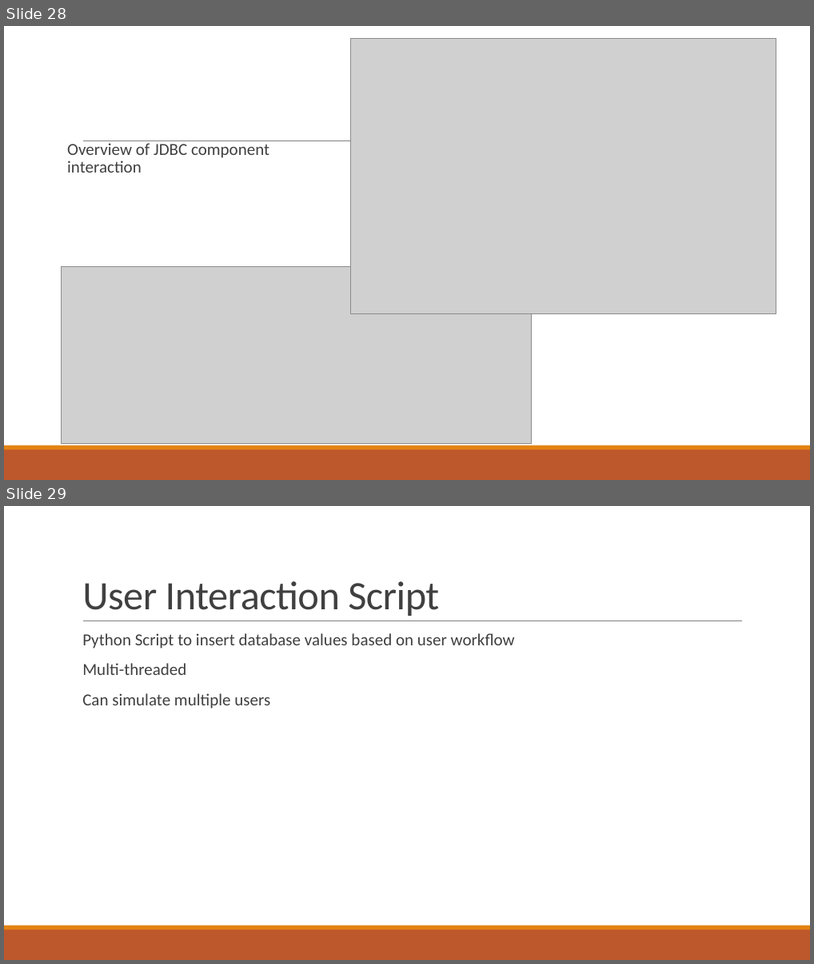
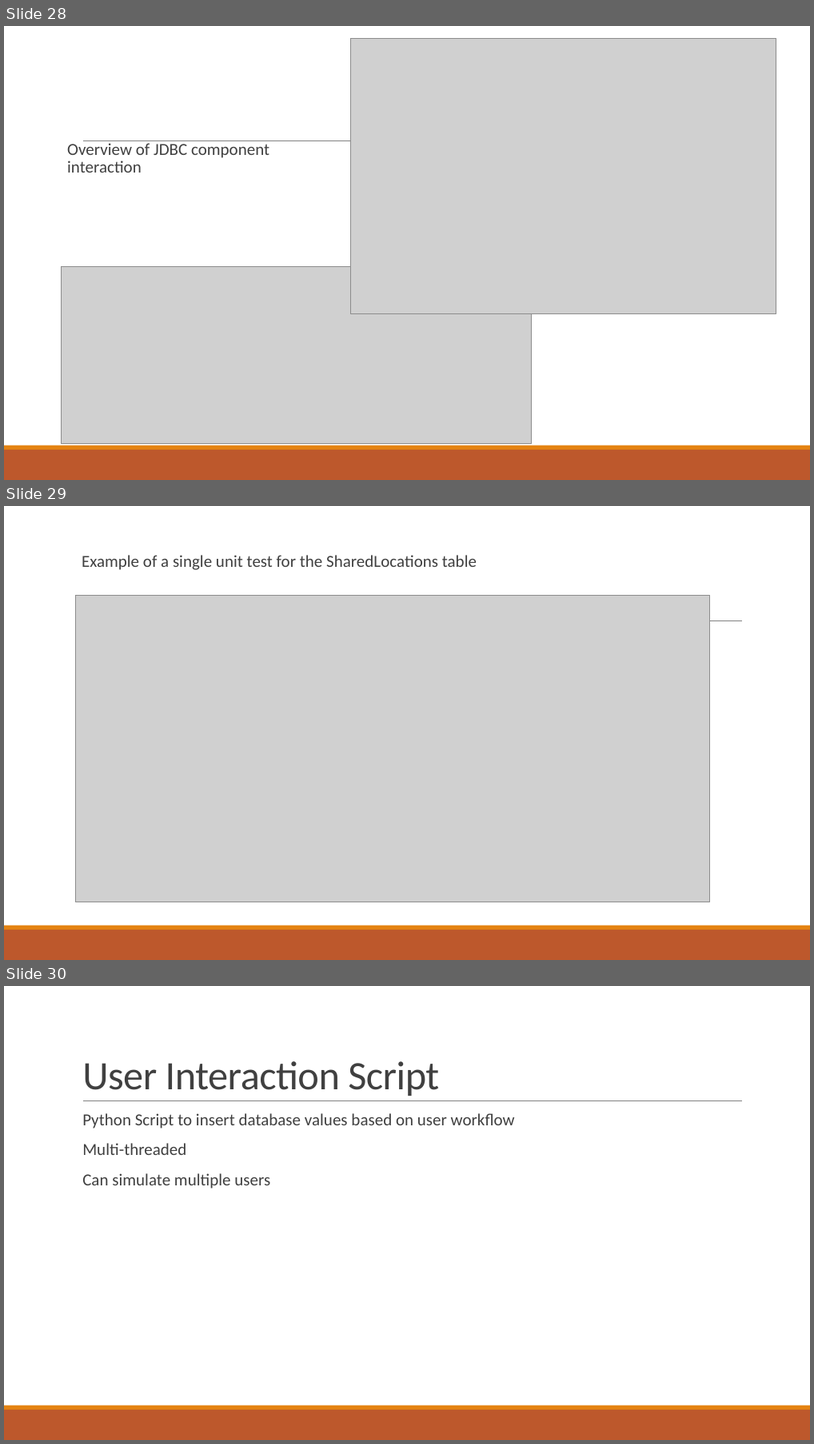
Before and after one commit to TheCorporateBuzzwords/Whos-Home, a slide deck: Doc/PowerPoints/WhosHomeSprint2.pptx. Shown one above the other, each under a label of ours: slides 28 and 29 before the commit, slides 28, 29 and 30 after it. The pictures are 814x964 and 814x1444 pixels, drawn with LibreOffice and Linux fonts; fonts in the diff are those of the drawing; grey boxes stand for pictures. Boxes give left, top, right and bottom in pixels: in the first picture for what was removed or moved away, otherwise in the second. Text is boxed around its words. In the diff, an @@ line names an element or a change of style, - is before the commit and + after.

```diff
--- a/Doc/PowerPoints/WhosHomeSprint2.pptx
+++ b/Doc/PowerPoints/WhosHomeSprint2.pptx
@@ slide 29 added at [4, 506, 810, 960], background #FFFFFF; not listed: 3 template elements that a slide beside it also shows @@
@@ text added at [82, 555, 477, 570], 20 pt, text #404040 @@
+  Example of a single unit test for the SharedLocations table
@@ picture added at [75, 595, 710, 902] @@
@@ what was slide 29 is now slide 30 @@
```
Also in this commit, not shown: 4 slides changed, 1 other file.
